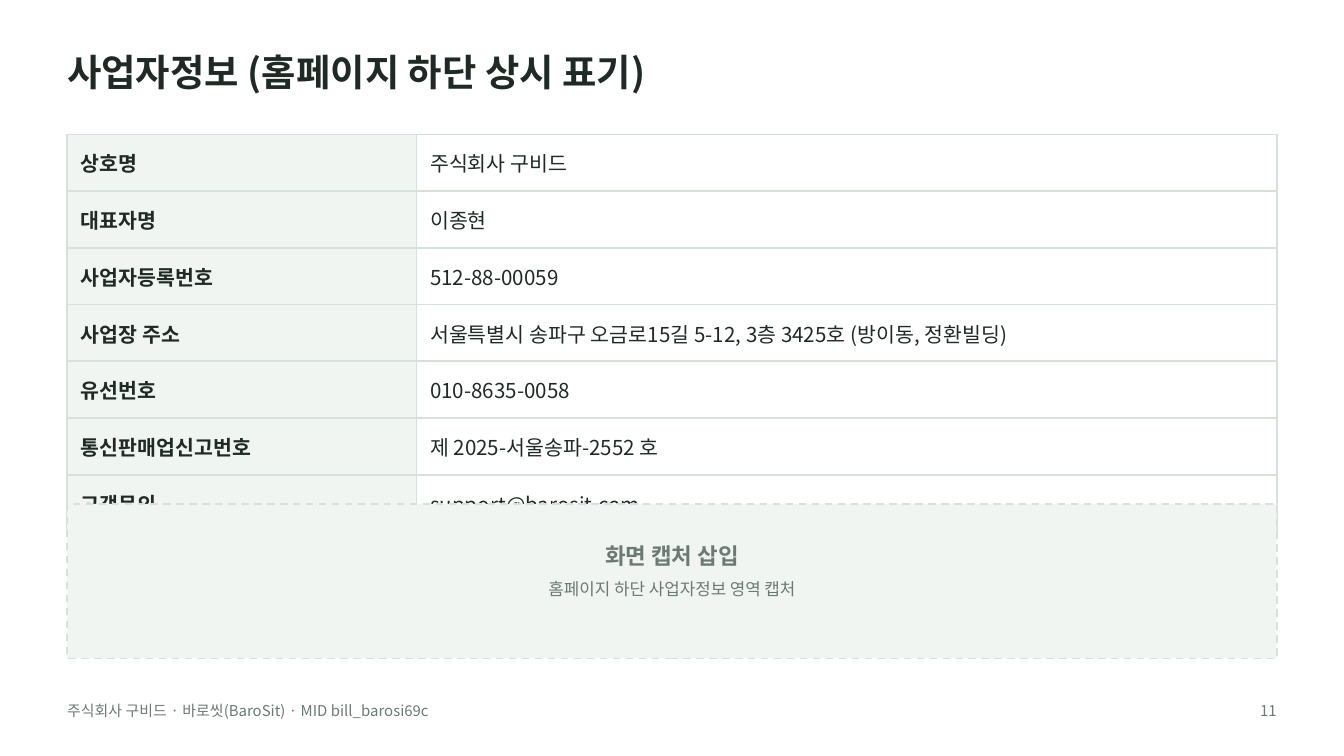
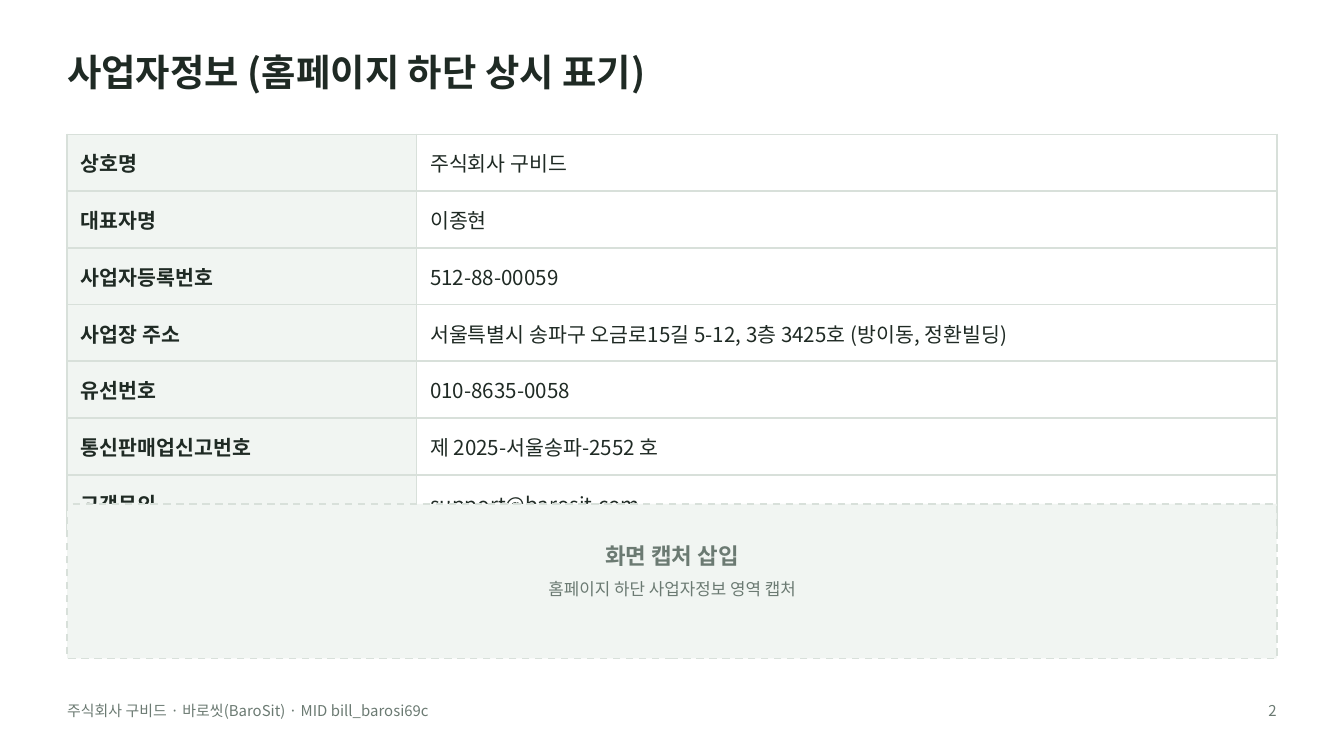
Before and after one commit to jay365-code/barosit, a slide deck: slide 2 of docs/바로씻_빌링결제경로.pptx (slide 11 before the commit). Drawn at 1344x756 pixels with LibreOffice and Linux fonts; fonts in the diff are those of the drawing. Boxes give left, top, right and bottom in pixels: in the first picture for what was removed or moved away, otherwise in the second. Text is boxed around its words. In the diff, an @@ line names an element or a change of style, - is before the commit and + after.

```diff
--- a/docs/바로씻_빌링결제경로.pptx
+++ b/docs/바로씻_빌링결제경로.pptx
@@ text at [1268,705,1276,716]: text changed @@
-11
+2
```
Also in this commit, not shown: 10 other slides changed, 8 other files.
